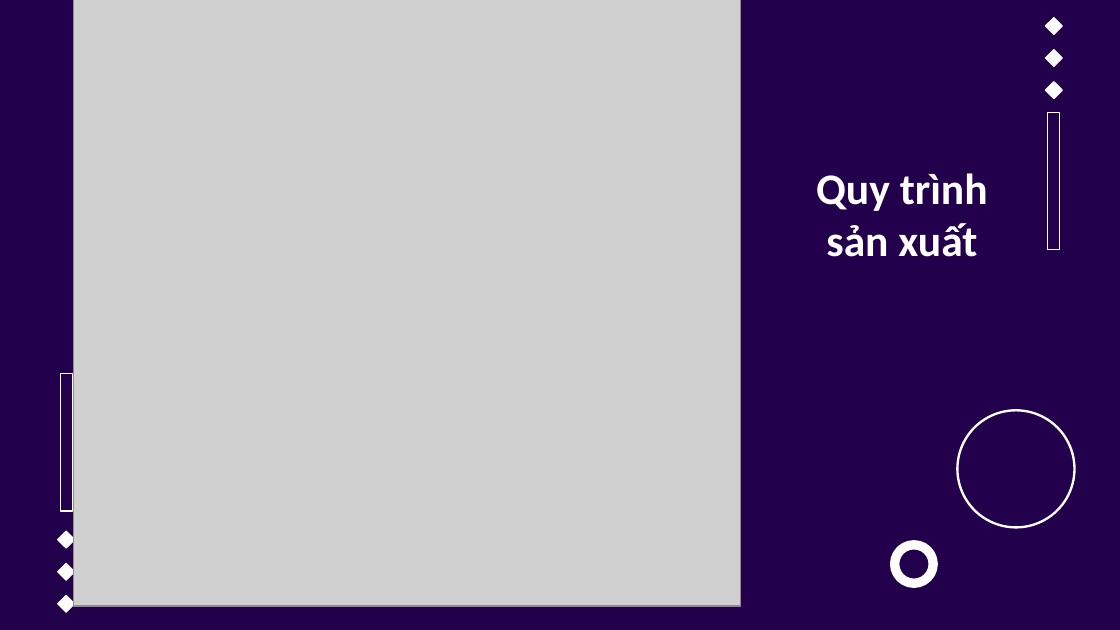
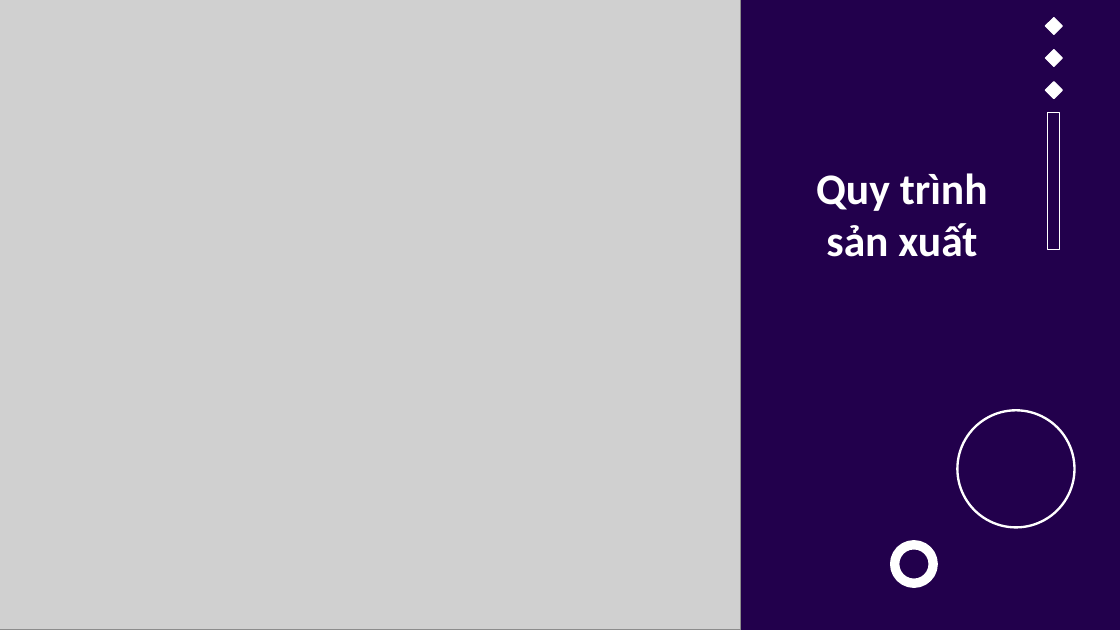
Before and after one commit to manhph81/ERP, a slide deck: slide 23 of 9_ERP đã chỉnh.pptx (slide 22 before the commit). Drawn at 1120x630 pixels with LibreOffice and Linux fonts; fonts in the diff are those of the drawing; grey boxes stand for pictures; background and template pictures are left out. Boxes give left, top, right and bottom in pixels: in the first picture for what was removed or moved away, otherwise in the second. Text is boxed around its words. In the diff, an @@ line names an element or a change of style, - is before the commit and + after.

```diff
--- a/9_ERP đã chỉnh.pptx
+++ b/9_ERP đã chỉnh.pptx
@@ picture resized from (x1=74, y1=0, x2=741, y2=606) to (x1=0, y1=0, x2=740, y2=629) @@
@@ rectangle removed at (x1=60, y1=375, x2=72, y2=511) @@
@@ rectangle removed at (x1=58, y1=531, x2=75, y2=548) @@
@@ rectangle removed at (x1=58, y1=563, x2=75, y2=580) @@
@@ rectangle removed at (x1=58, y1=596, x2=75, y2=613) @@
```
Also in this commit, not shown: 3 other slides changed, 1 slide added, 6 other files.
